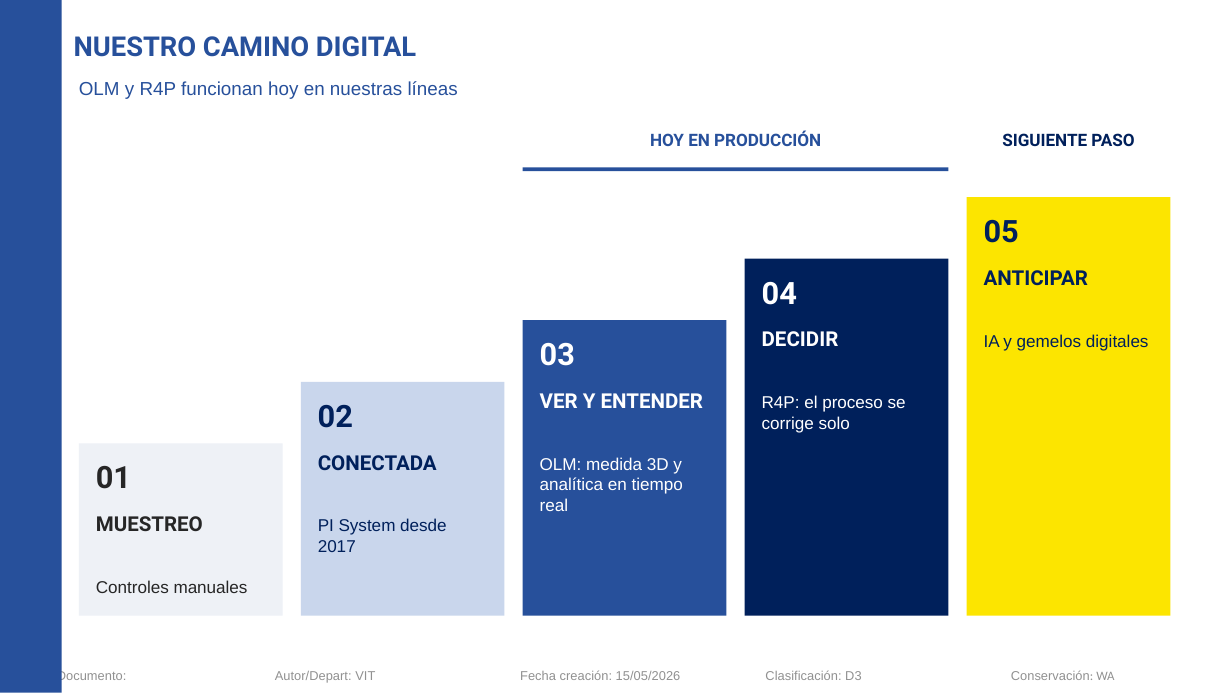
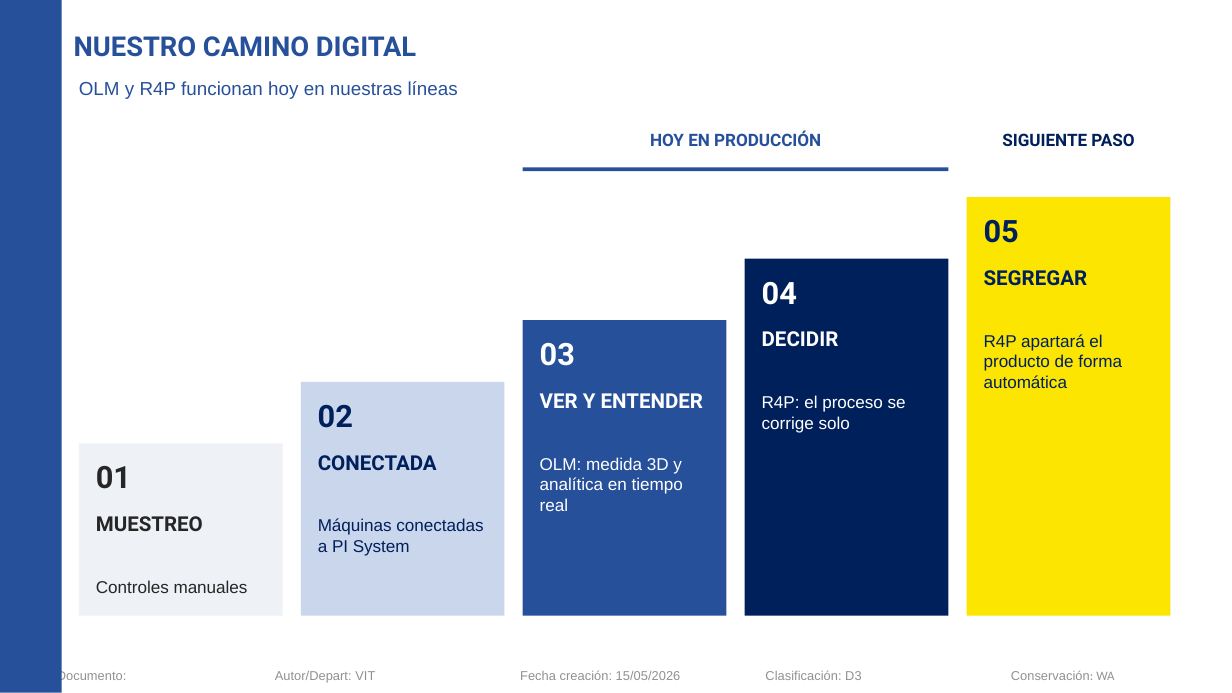
Before and after one commit to Asierenux/blank-app, a slide deck: slide 4 of presentaciones/Michelin_Hyundai_Fabricacion_Digital_ES.pptx. Drawn at 1232x693 pixels with LibreOffice and Linux fonts; fonts in the diff are those of the drawing; background and template pictures are left out. Boxes give left, top, right and bottom in pixels: in the first picture for what was removed or moved away, otherwise in the second. Text is boxed around its words. In the diff, an @@ line names an element or a change of style, - is before the commit and + after.

```diff
--- a/presentaciones/Michelin_Hyundai_Fabricacion_Digital_ES.pptx
+++ b/presentaciones/Michelin_Hyundai_Fabricacion_Digital_ES.pptx
@@ text at [984, 270, 1088, 286]: text changed @@
-ANTICIPAR
+SEGREGAR
@@ text at [984, 334, 1122, 388]: text changed @@
-IA y gemelos digitales
+R4P apartará el producto de forma automática
@@ text at [318, 518, 483, 556]: text changed @@
-PI System desde 2017
+Máquinas conectadas a PI System
```
Also in this commit, not shown: 5 other slides changed, 2 slides removed.
